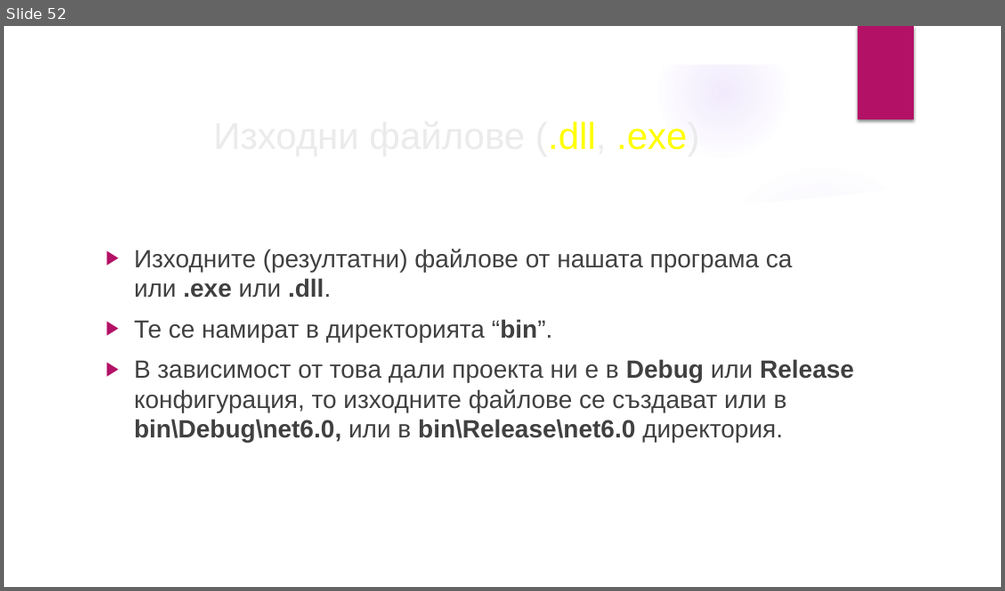
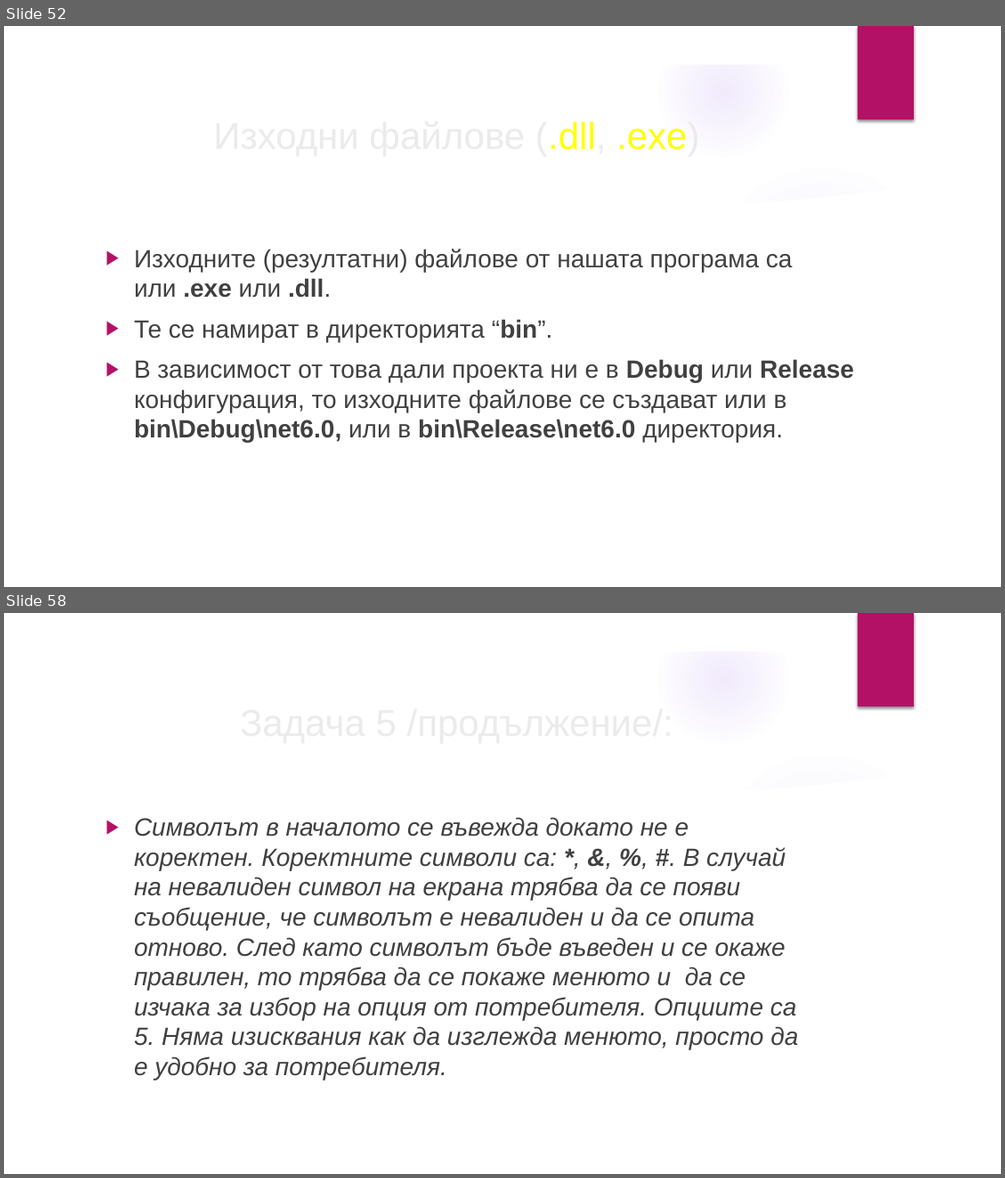
Before and after one commit to velizar92/CSharp-Programming-Presentations, a slide deck: C# Basics.pptx. Shown one above the other, each under a label of ours: slide 52 before the commit, slides 52 and 58 after it; the slides between them are not shown. The pictures are 1005x591 and 1005x1178 pixels, drawn with LibreOffice and Linux fonts; fonts in the diff are those of the drawing; background and template pictures are left out. Boxes give left, top, right and bottom in pixels: in the first picture for what was removed or moved away, otherwise in the second. Text is boxed around its words. In the diff, an @@ line names an element or a change of style, - is before the commit and + after.

```diff
--- a/C# Basics.pptx
+++ b/C# Basics.pptx
@@ slide 58 added at box(4, 613, 1001, 1174), background picture (left out); not listed: 9 template elements that a slide beside it also shows @@
@@ title added at box(98, 692, 815, 750), 36 pt, text #EBEBEB @@
+Задача 5 /продължение/:
@@ text added at box(134, 817, 798, 1079), 24 pt, text #404040, italic @@
+▶ Символът в началото се въвежда докато не е коректен. Коректните символи са: *, &, %, #. В случай на невалиден символ на екрана трябва да се появи съобщение, че символът е невалиден и да се опита отново. След като символът бъде въведен и се окаже правилен, то трябва да се покаже менюто и да се изчака за избор на опция от потребителя. Опциите са 5. Няма изисквания как да изглежда менюто, просто да е удобно за потребителя.
```
Also in this commit, not shown: 5 other slides added.
